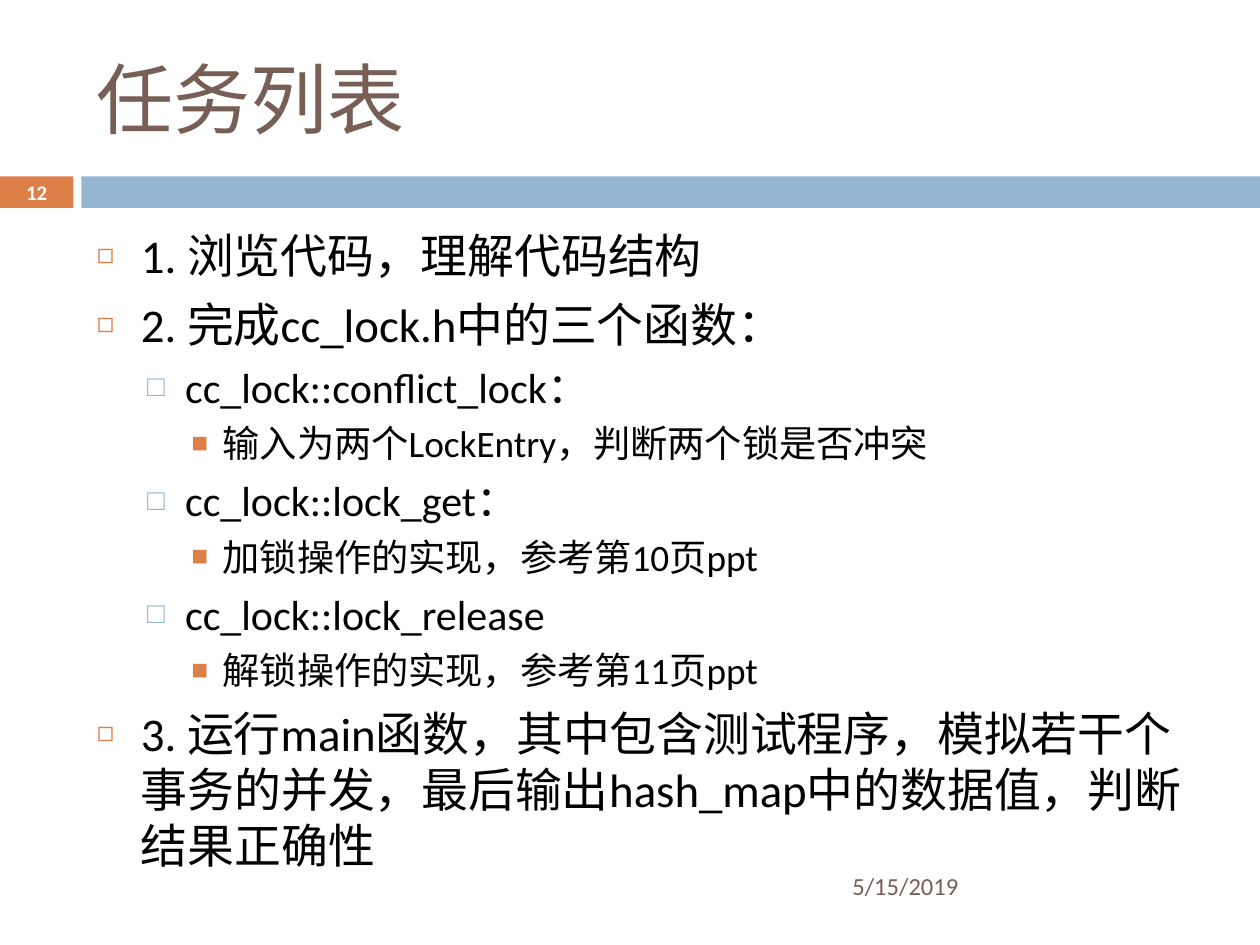
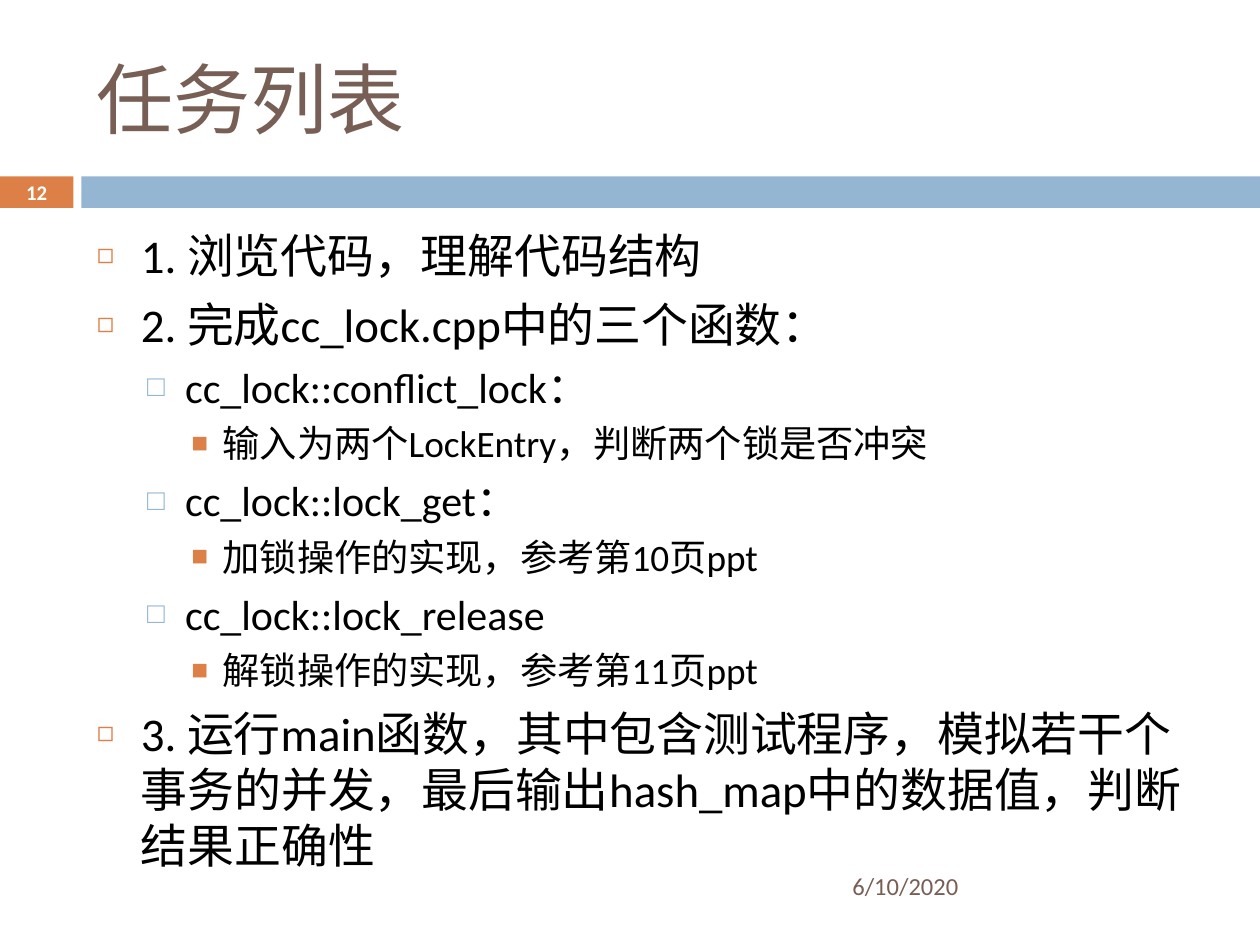
Before and after one commit to ZhangZihao270/DaSE_DBMS_Implemention, a slide deck: slide 12 of 并发控制/cc_lock/sildes/cc_lock.pptx. Drawn at 1260x945 pixels with LibreOffice and Linux fonts; fonts in the diff are those of the drawing; background and template pictures are left out. Boxes give left, top, right and bottom in pixels: in the first picture for what was removed or moved away, otherwise in the second. Text is boxed around its words. In the diff, an @@ line names an element or a change of style, - is before the commit and + after.

Commit message:
cc_lock slides

```diff
--- a/并发控制/cc_lock/sildes/cc_lock.pptx
+++ b/并发控制/cc_lock/sildes/cc_lock.pptx
@@ text at bbox=[141, 302, 829, 350]: text changed @@
-◻ 2. 完成cc_lock.h中的三个函数：
+◻ 2. 完成cc_lock.cpp中的三个函数：
@@ text at bbox=[852, 878, 958, 896]: text changed @@
-5/15/2019
+6/10/2020
```
Also in this commit, not shown: 12 other slides changed, 30 other files.
